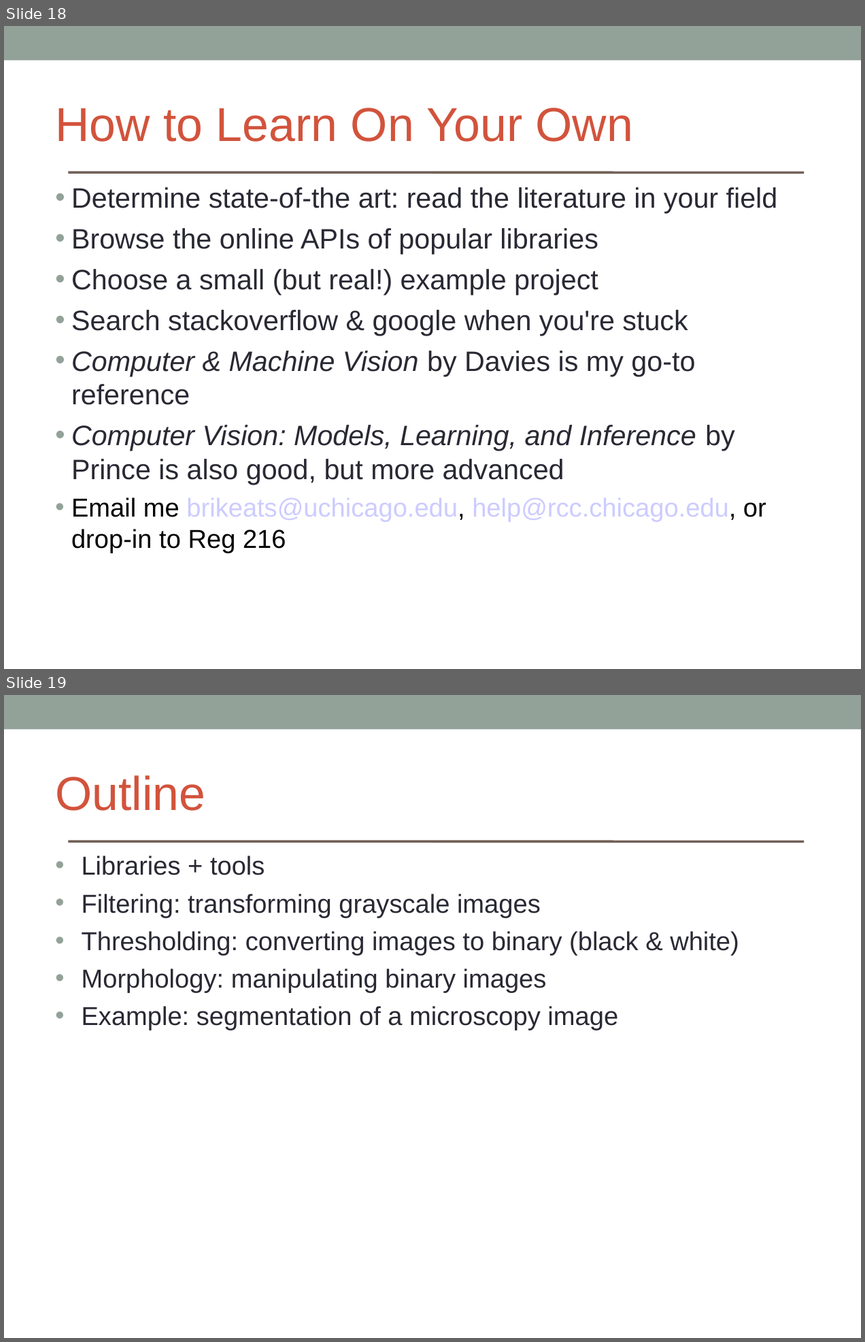
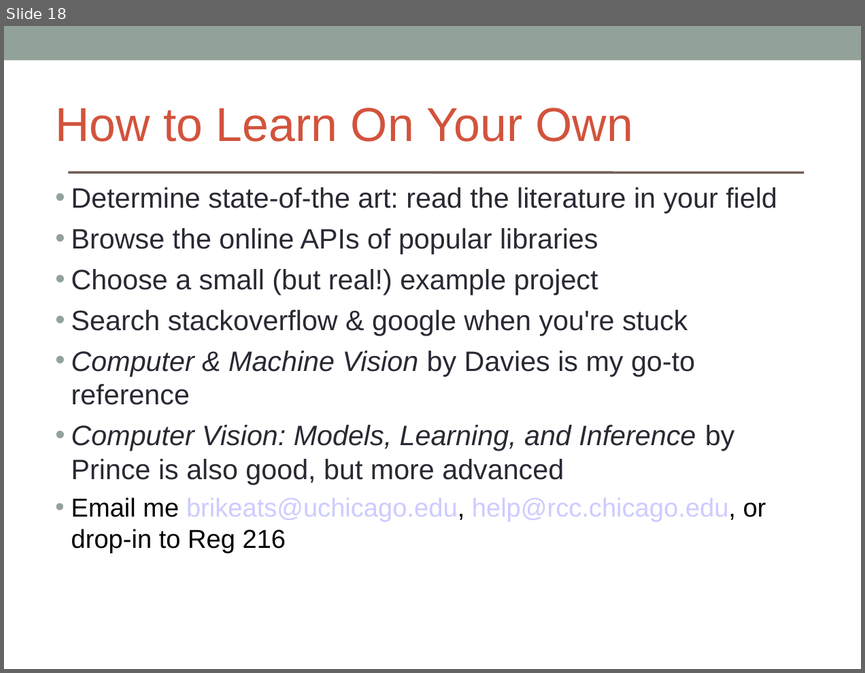
Before and after one commit to brikeats/Image-Analysis-in-Python, a slide deck: ImageAnalysisPython.ppt. Shown one above the other, each under a label of ours: slides 18 and 19 before the commit, slide 18 after it. The pictures are 865x1342 and 865x673 pixels, drawn with LibreOffice and Linux fonts; fonts in the diff are those of the drawing. Boxes give left, top, right and bottom in pixels: in the first picture for what was removed or moved away, otherwise in the second. Text is boxed around its words. In the diff, an @@ line names an element or a change of style, - is before the commit and + after.

```diff
--- a/ImageAnalysisPython.ppt
+++ b/ImageAnalysisPython.ppt
@@ slide 19 removed at <box>4,695,861,1338</box>, background #FFFFFF; not listed: 2 template elements that a slide beside it also shows @@
@@ text removed at <box>55,775,205,811</box> @@
-Outline
@@ text removed at <box>82,855,739,1030</box> @@
-• Libraries + tools
-• Filtering: transforming grayscale images
-• Thresholding: converting images to binary (black & white)
-• Morphology: manipulating binary images
-• Example: segmentation of a microscopy image
@@ slide 18 changed as well @@
@@ text "Determine state-of-the art: read the ..." at <box>71,187,777,553</box>: indent changed @@
```
Also in this commit, not shown: 15 other slides changed, 1 slide added, 2 other files.
